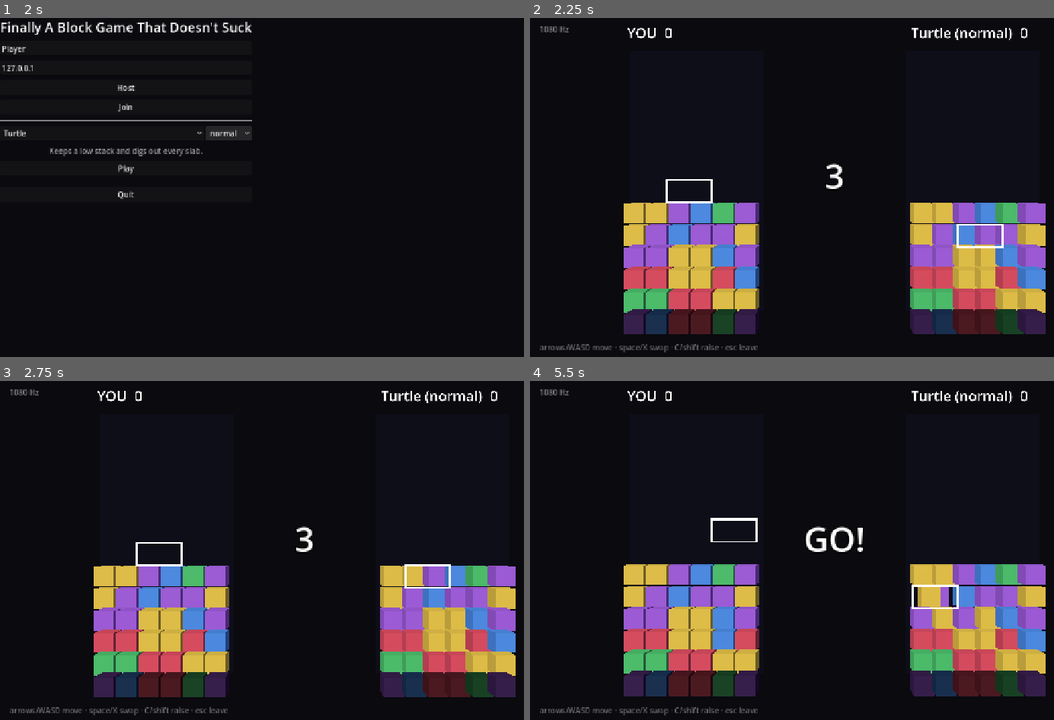
Above: before the commit, frames 1-4 (two rows, left to right).
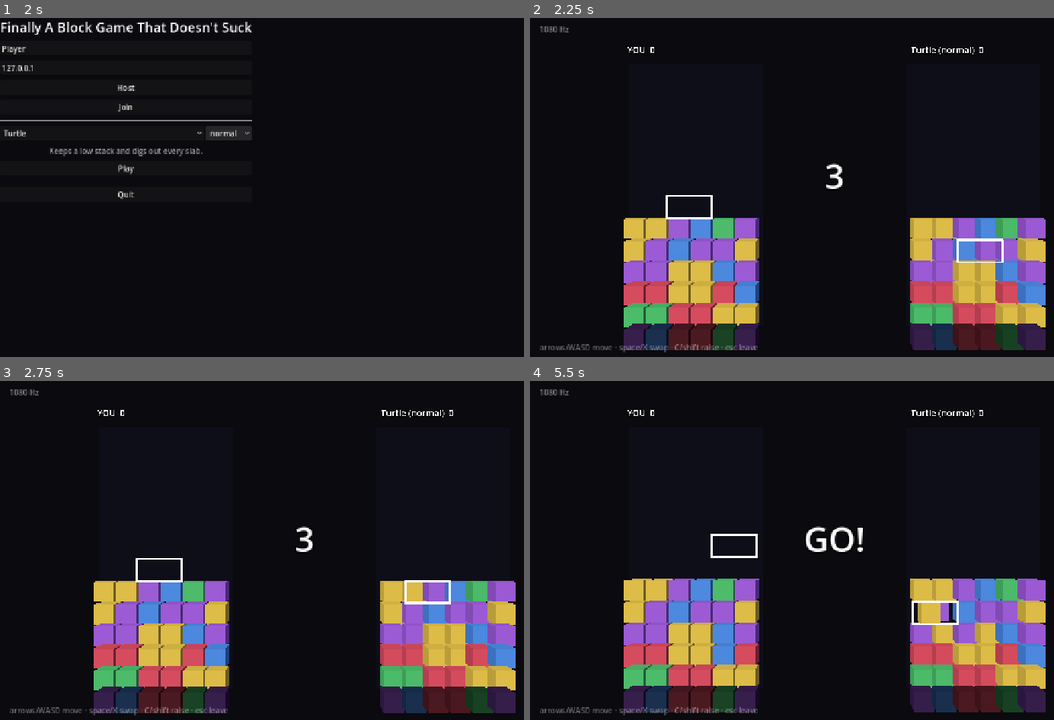
Above: after the commit, the same moments.

Repository: n17r4m/finallyablockgamethatdoesntsuck
Game: Godot game, scene res://scenes/boot.tscn
Same seed, same stepped clock (60 frames per second), same inputs: the game is played once before the commit and once after it.
Inputs (mouse positions are in pixels of both pictures, inside the frame that each line leads up to):
- Up to frame 1 (2 s): click "normal" at 0.5 s; click "normal" at 1.25 s
- Up to frame 2 (2.25 s): click "Play" at 2 s
- Up to frame 3 (2.75 s): no input
- Up to frame 4 (5.5 s): move the mouse to (970, 533) at 2.77 s; hold Right (right) 2.78-3.53 s; tap C (raise) at 2.85 s; click (970, 533) at 2.92 s; tap Enter at 3.5 s; move the mouse to (713, 567) at 3.52 s; hold Down (down) 3.53-4.28 s; tap Space (swap) at 3.6 s; move the mouse to (896, 475) at 4.27 s; hold Right (right) 4.28-5.03 s; tap X at 4.35 s; move the mouse to (802, 621) at 5.02 s; hold Up (up) from 5.03 s (still down); tap K at 5.1 s; click (802, 621) at 5.17 s

Frame 1 is identical in both runs. In frame 2, 16% of the frame differs, in the area x 17-99%, y 2-98%; in frame 3, 16%; in frame 4, 16%.

Commit message:
Fix 3D layout: well parallax, label overflow, callout placement
Wells sit flush behind the blocks so perspective no longer slides them out
of line; labels are smaller and drop "TOPPED OUT" (the banner says it); the
grace countdown sits inside the well top; callouts float in front of the
stack with an outline; garbage above the top edge fades out faster; the
camera is raised so the incoming line isn't clipped. Demo mode names the
winning CPU instead of saying "YOU WIN".

Co-Authored-By: Claude Opus 5.5 <noreply@anthropic.com>

Diff:
--- a/render/board_renderer_3d.gd
+++ b/render/board_renderer_3d.gd
@@ -31,7 +31,7 @@
 	var quad := QuadMesh.new()
 	quad.size = Vector2(W + 0.3, H + 0.3)
 	well.mesh = quad
-	well.position = Vector3(0, 0, -0.6)
+	well.position = Vector3(0, 0, -0.46) # flush behind the blocks so perspective can't slide it
 	_well_mat = _unshaded(WELL_COLOR)
 	well.material_override = _well_mat
 	add_child(well)
@@ -67,12 +67,12 @@
 		m.material_override = white
 		_cursor.add_child(m)
 
-	_title = _label(Vector3(-W / 2.0, H / 2.0 + 0.8, 0), 64, HORIZONTAL_ALIGNMENT_LEFT)
-	_incoming = _label(Vector3(-W / 2.0, H / 2.0 + 1.6, 0), 40, HORIZONTAL_ALIGNMENT_LEFT)
+	_title = _label(Vector3(-W / 2.0, H / 2.0 + 0.7, 0), 40, HORIZONTAL_ALIGNMENT_LEFT)
+	_incoming = _label(Vector3(-W / 2.0, H / 2.0 + 1.3, 0), 32, HORIZONTAL_ALIGNMENT_LEFT)
 	_incoming.modulate = GARBAGE_COLOR
-	_callout = _label(Vector3(0, -H / 2.0 - 1.0, 0.5), 72, HORIZONTAL_ALIGNMENT_CENTER)
+	_callout = _label(Vector3(0, -H / 2.0 + 2.0, 1.5), 72, HORIZONTAL_ALIGNMENT_CENTER) # floats in front of the stack
 	_callout.modulate = Color("e8c547")
-	_warning = _label(Vector3(0, H / 2.0 + 0.2, 0.8), 56, HORIZONTAL_ALIGNMENT_CENTER)
+	_warning = _label(Vector3(0, H / 2.0 - 0.6, 0.8), 48, HORIZONTAL_ALIGNMENT_CENTER) # inside the well's top
 	_warning.modulate = Color("ff5a5a")
 
 
@@ -94,7 +94,7 @@
 		elif e.matched:
 			c = c.lightened(0.35)
 		var s: Vector3 = e.scale * (1.0 + e.popped * 0.8)
-		c.a = (1.0 - e.popped) * clampf(1.0 + p.y, 0.0, 1.0) # fade in from the hidden buffer
+		c.a = (1.0 - e.popped) * clampf(1.0 + 2.5 * p.y, 0.0, 1.0) # fade out fast above the top edge
 		_mm.set_instance_transform(n, Transform3D(Basis.from_scale(s), _to3d(p)))
 		_mm.set_instance_color(n, c)
 		n += 1
@@ -107,7 +107,7 @@
 	_mm.visible_instance_count = n
 
 	_cursor.position = _to3d(BoardView.cursor(board)) + Vector3(0.5, 0, 0)
-	_title.text = "%s  %d%s" % [label, board.score, "  TOPPED OUT" if board.lost else ""]
+	_title.text = "%s  %d" % [label, board.score]
 	var incoming := BoardView.incoming(board)
 	_incoming.text = "" if incoming.is_empty() else "incoming " + " ".join(
 			incoming.map(func(v: Vector2i) -> String: return "%dx%d" % [v.x, v.y]))
@@ -133,7 +133,8 @@
 	l.font_size = size
 	l.pixel_size = 0.01
 	l.horizontal_alignment = align
-	l.outline_size = 0
+	l.outline_size = 12
+	l.outline_modulate = Color(0, 0, 0, 0.8)
 	add_child(l)
 	return l
 
--- a/scenes/match.gd
+++ b/scenes/match.gd
@@ -40,7 +40,7 @@
 	var world := Node3D.new()
 	add_child(world)
 	var cam := Camera3D.new()
-	cam.position = Vector3(0, -0.4, 20.5)
+	cam.position = Vector3(0, 0.3, 20.5)
 	cam.fov = 42
 	world.add_child(cam)
 	cam.make_current()
@@ -144,6 +144,8 @@
 			small = "score %d" % s.boards[0].score
 		else:
 			big = "DRAW" if s.winner == 2 else ("YOU WIN" if s.winner == session.local_idx else "YOU LOSE")
+			if _pilot and s.winner != 2:
+				big = "%s WINS" % _label(s.winner).get_slice(" (", 0).to_upper()
 		small += ("   waiting for opponent…" if _rematch_sent and not _offline
 				else "   swap for %s · esc for title" % ("retry" if _offline else "rematch"))
 		if _pilot:
